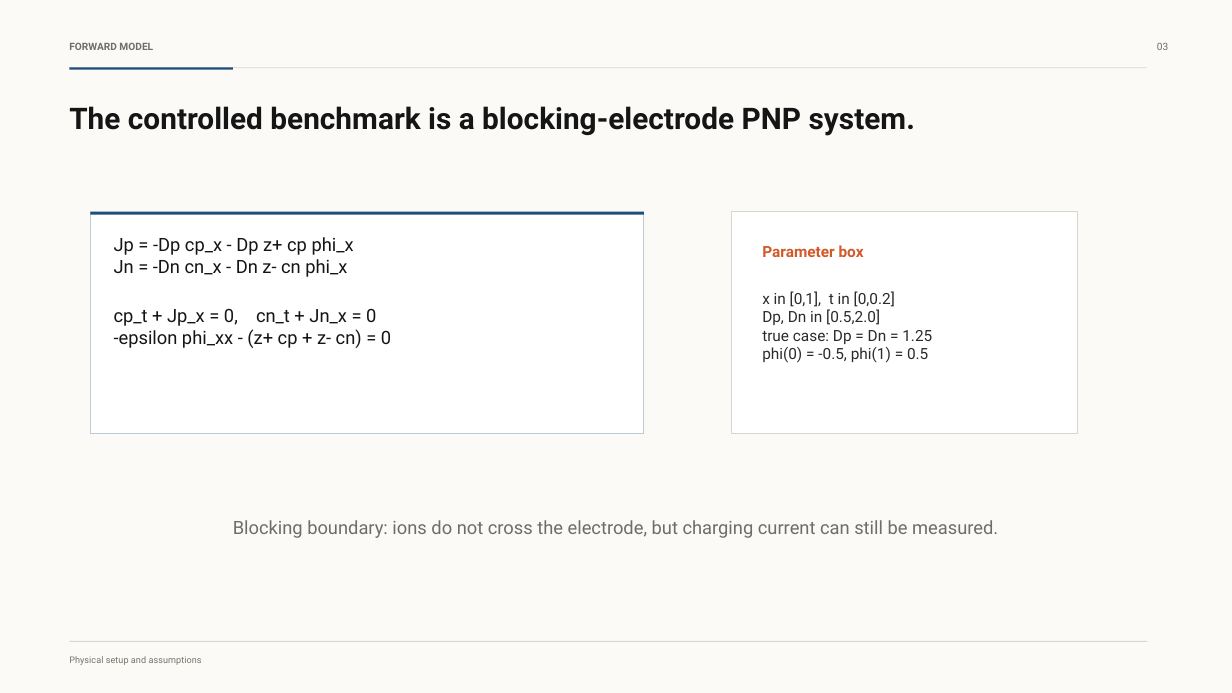
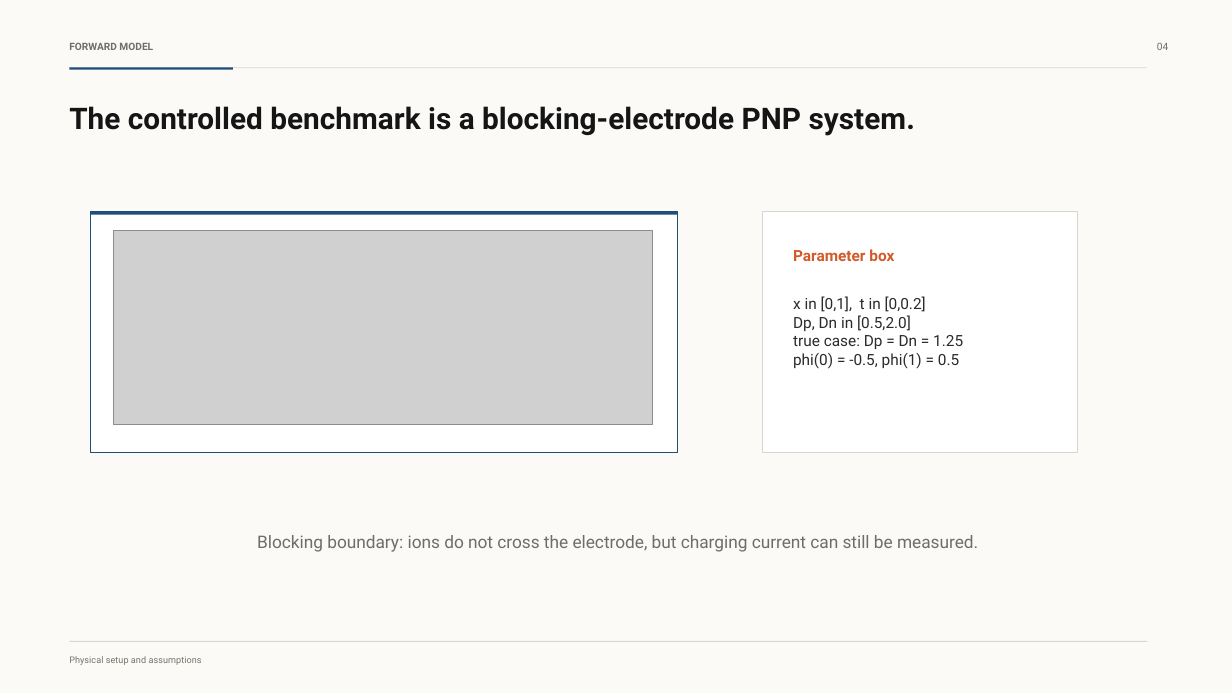
Before and after one commit to jack28257/PINN_JAX, a slide deck: slide 4 of presentation/pnp_pinn_current_inference_presentation.pptx (slide 3 before the commit). Drawn at 1232x693 pixels with LibreOffice and Linux fonts; fonts in the diff are those of the drawing; grey boxes stand for pictures. Boxes give left, top, right and bottom in pixels: in the first picture for what was removed or moved away, otherwise in the second. Text is boxed around its words. In the diff, an @@ line names an element or a change of style, - is before the commit and + after.

```diff
--- a/presentation/pnp_pinn_current_inference_presentation.pptx
+++ b/presentation/pnp_pinn_current_inference_presentation.pptx
@@ text at (x1=1157, y1=43, x2=1168, y2=50): text changed @@
-03
+04
@@ rectangle resized from (x1=91, y1=212, x2=644, y2=214) to (x1=91, y1=212, x2=677, y2=214) @@
@@ rectangle resized from (x1=91, y1=212, x2=644, y2=433) to (x1=91, y1=212, x2=677, y2=452) @@
@@ rectangle at (x1=91, y1=212, x2=677, y2=452): outline #B9CAD8 0.75 pt to #1F4E79 0.75 pt @@
@@ text removed at (x1=114, y1=237, x2=391, y2=348) @@
-Jp = -Dp cp_x - Dp z+ cp phi_x
-Jn = -Dn cn_x - Dn z- cn phi_x
-cp_t + Jp_x = 0, cn_t + Jn_x = 0
--epsilon phi_xx - (z+ cp + z- cn) = 0
@@ picture added at (x1=114, y1=230, x2=653, y2=425) @@
@@ rectangle resized from (x1=732, y1=212, x2=1079, y2=433) to (x1=762, y1=212, x2=1079, y2=452) @@
@@ text "Parameter box" moved from (x1=762, y1=245, x2=864, y2=257) to (x1=793, y1=249, x2=894, y2=261) @@
@@ text "x in [0,1], t in ..." moved from (x1=762, y1=291, x2=932, y2=363) to (x1=793, y1=296, x2=963, y2=369) @@
@@ text "Blocking boundary: ions do not ..." moved from (x1=233, y1=520, x2=998, y2=538) to (x1=257, y1=535, x2=978, y2=552) @@
@@ text "Blocking boundary: ions do not ..." at (x1=257, y1=535, x2=978, y2=552): size 14.2 to 13.5 pt @@
```
Also in this commit, not shown: 11 other slides changed, 2 slides added, 2 other files.
